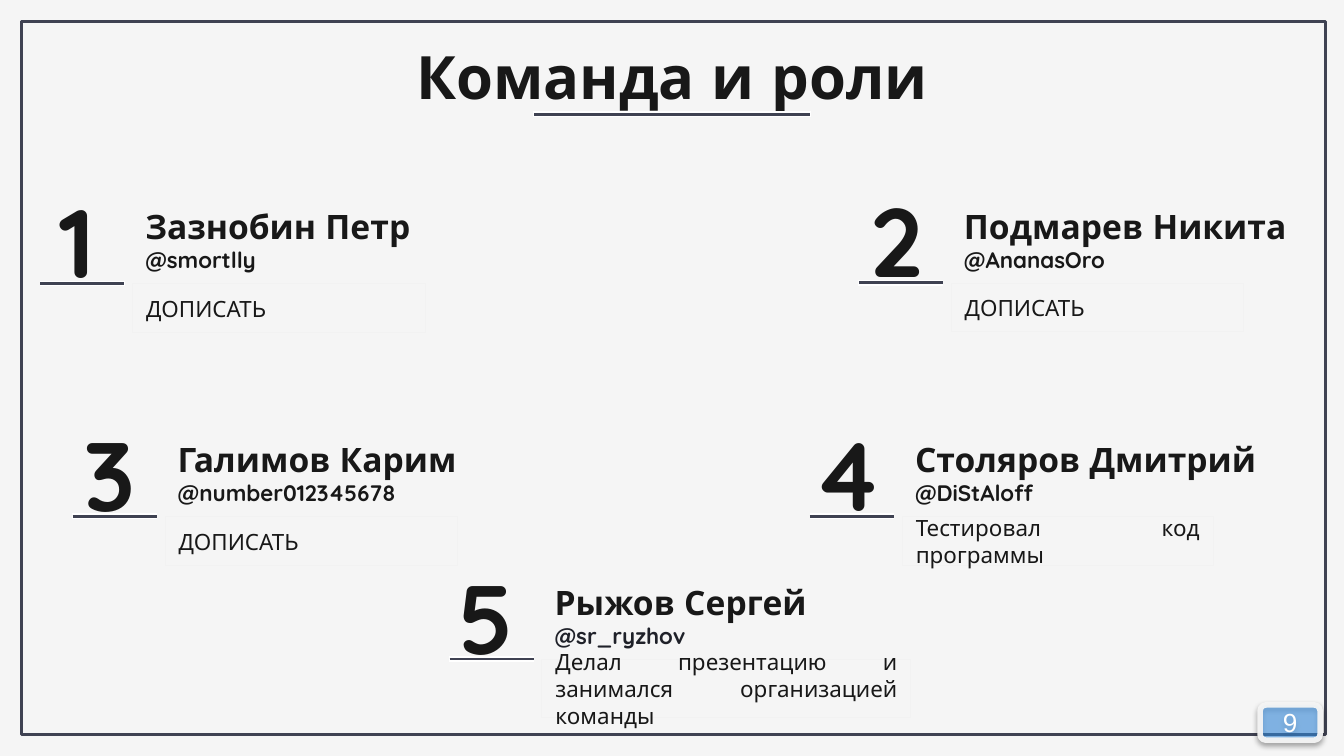
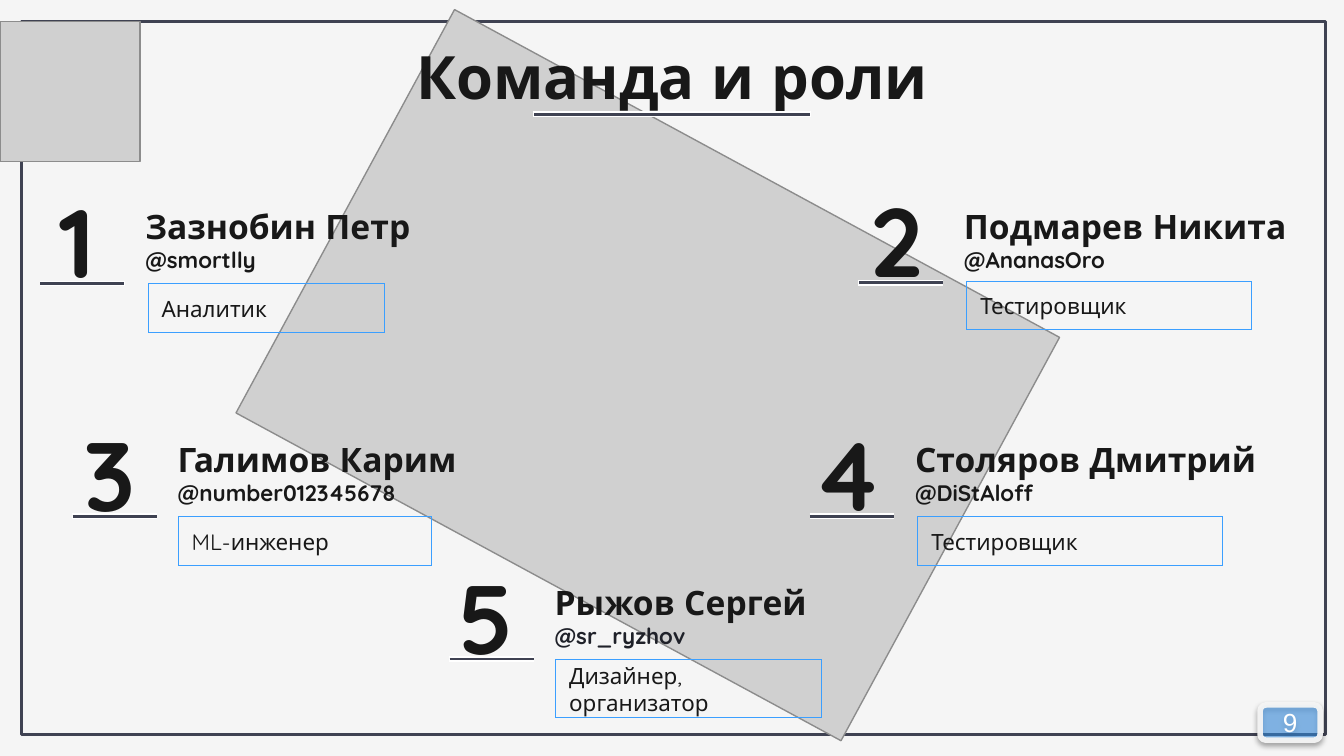
Before and after one commit to ryzhovsr/Hackathon, a slide deck: slide 9 of Снегири. Презентация.pptx. Drawn at 1344x756 pixels with LibreOffice and Linux fonts; fonts in the diff are those of the drawing; grey boxes stand for pictures; background and template pictures are left out. Boxes give left, top, right and bottom in pixels: in the first picture for what was removed or moved away, otherwise in the second. Text is boxed around its words. In the diff, an @@ line names an element or a change of style, - is before the commit and + after.

```diff
--- a/Снегири. Презентация.pptx
+++ b/Снегири. Презентация.pptx
@@ picture added at [0, 22, 140, 161] @@
@@ picture added at [236, 9, 1060, 740] @@
@@ rectangle "Аналитик": place and size @@
-rectangle "Аналитик" at [133, 284, 426, 332]
+rectangle "Аналитик" at [148, 284, 384, 332]
@@ rectangle "Тестировщик": place and size @@
-rectangle "Тестировщик" at [952, 284, 1245, 332]
+rectangle "Тестировщик" at [966, 281, 1251, 329]
@@ text in rectangle at [980, 294, 1126, 320]: text changed @@
-ДОПИСАТЬ
+Тестировщик
@@ text in rectangle at [162, 301, 267, 317]: text changed @@
-ДОПИСАТЬ
+Аналитик
@@ rectangle "ML-инженер": place and size @@
-rectangle "ML-инженер" at [165, 517, 458, 566]
+rectangle "ML-инженер" at [179, 517, 433, 566]
@@ text in rectangle at [192, 534, 329, 556]: text changed @@
-ДОПИСАТЬ
+ML-инженер
@@ rectangle "Тестировщик": place and size @@
-rectangle "Тестировщик" at [902, 517, 1212, 566]
+rectangle "Тестировщик" at [918, 517, 1222, 566]
@@ text in rectangle at [931, 529, 1077, 555]: text changed @@
-Тестировал код программы
+Тестировщик
@@ outline #F2F2F2 0.75 pt to #3B9FFF 0.75 pt in 5 elements at [918, 517, 1222, 566], [966, 281, 1251, 329], [179, 517, 433, 566], [148, 284, 384, 332], [555, 660, 821, 718] @@
@@ rectangle "Дизайнер, организатор": place and size @@
-rectangle "Дизайнер, организатор" at [542, 660, 911, 718]
+rectangle "Дизайнер, организатор" at [555, 660, 821, 718]
@@ text in rectangle at [569, 667, 709, 716]: text changed @@
-Делал презентацию и занимался организацией команды
+Дизайнер, организатор
```
Also in this commit, not shown: 1 other slide changed, 2 slides added, 2 slides removed.
